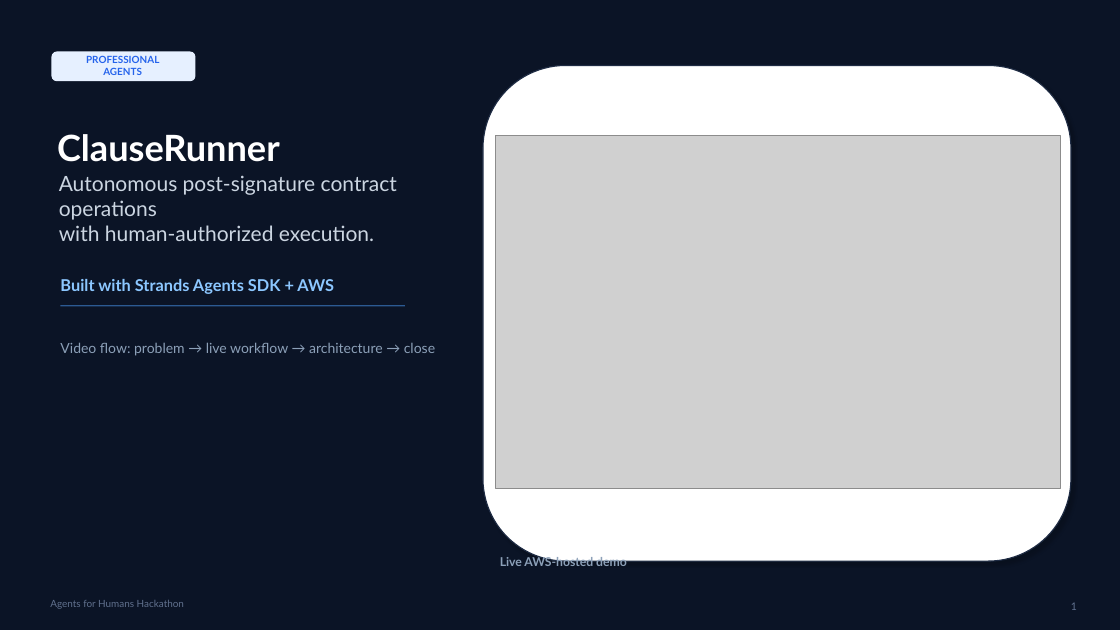
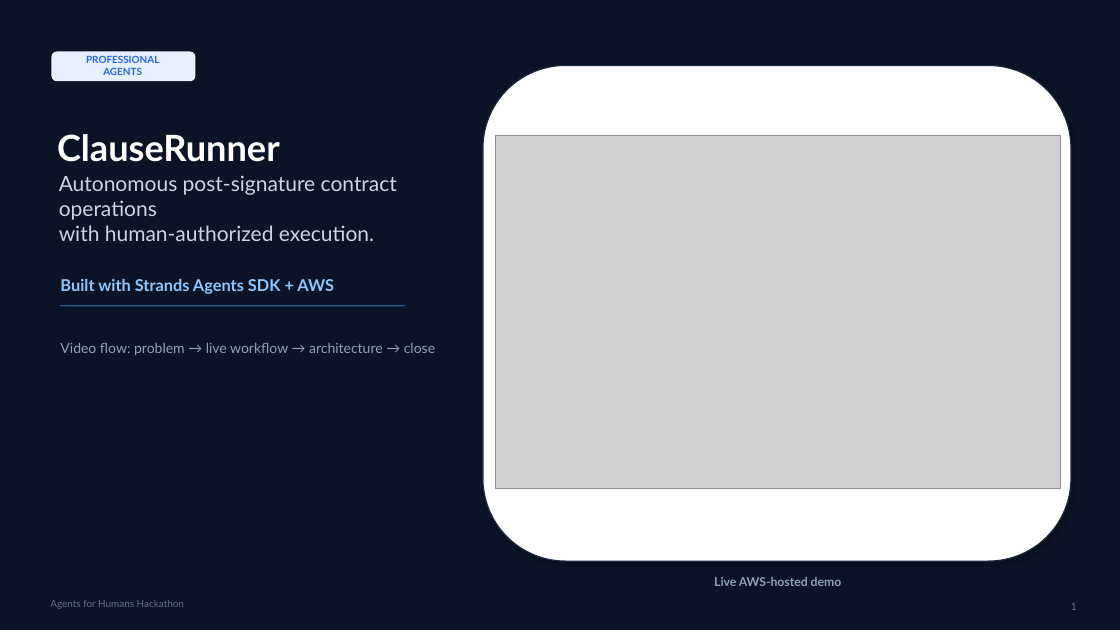
Before and after one commit to GameDevKaran/clauserunner, a slide deck: slide 1 of docs/assets/demo/ClauseRunner_Demo_Video_Deck.pptx. Drawn at 1120x630 pixels with LibreOffice and Linux fonts; fonts in the diff are those of the drawing; grey boxes stand for pictures. Boxes give left, top, right and bottom in pixels: in the first picture for what was removed or moved away, otherwise in the second. Text is boxed around its words. In the diff, an @@ line names an element or a change of style, - is before the commit and + after.

```diff
--- a/docs/assets/demo/ClauseRunner_Demo_Video_Deck.pptx
+++ b/docs/assets/demo/ClauseRunner_Demo_Video_Deck.pptx
@@ text "Live AWS-hosted demo": place and size @@
-text "Live AWS-hosted demo" at (500, 556, 627, 570)
+text "Live AWS-hosted demo" at (714, 577, 842, 586)
@@ text "Live AWS-hosted demo" at (714, 577, 842, 586): alignment left to centre @@
```
Also in this commit, not shown: 1 other slide changed, 6 other files.
